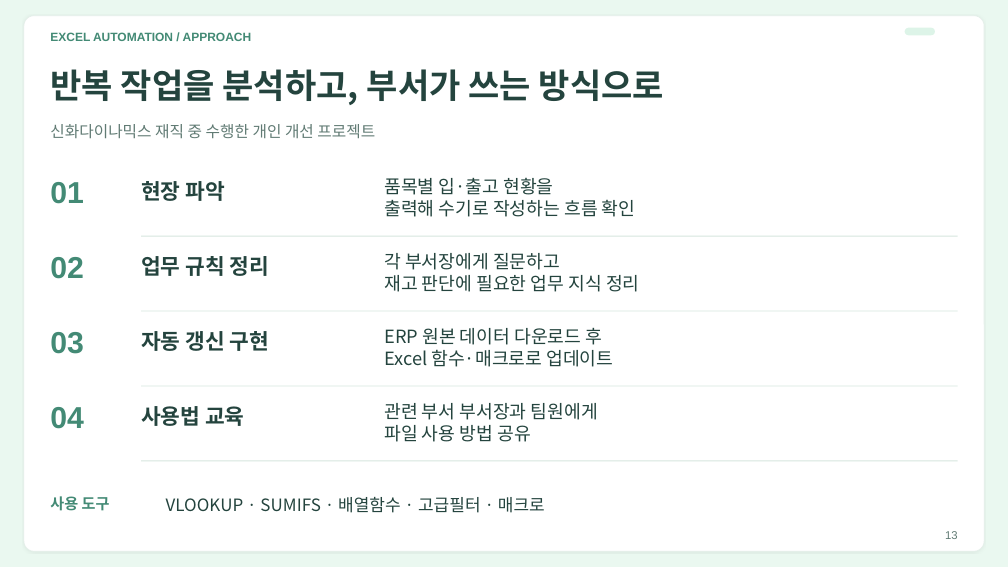
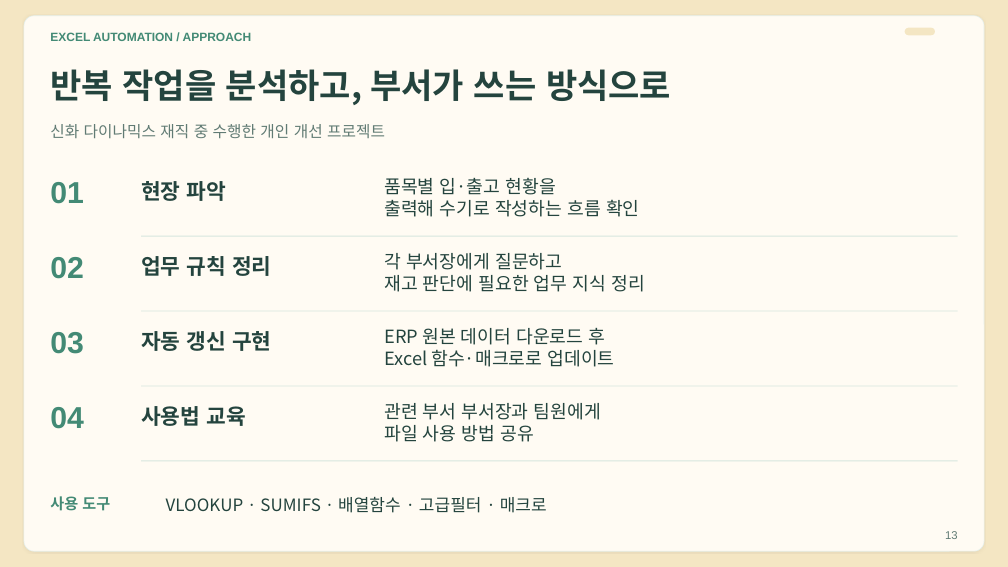
Before and after one commit to Jack-the-Ace/remind, a slide deck: slide 13 of 참고자료/취뽀/candidate_v4.pptx. Drawn at 1008x567 pixels with LibreOffice and Linux fonts; fonts in the diff are those of the drawing. Boxes give left, top, right and bottom in pixels: in the first picture for what was removed or moved away, otherwise in the second. Text is boxed around its words. In the diff, an @@ line names an element or a change of style, - is before the commit and + after.

```diff
--- a/참고자료/취뽀/candidate_v4.pptx
+++ b/참고자료/취뽀/candidate_v4.pptx
@@ background #EAF8F0 to #F4E6C3 @@
@@ rounded rectangle at (24, 16, 984, 551): fill #FFFFFF to #FFFBF3 @@
@@ rounded rectangle at (905, 28, 935, 35): fill #DDF4E8 to #F4E6C3 @@
@@ text at (50, 124, 385, 138): spaces changed @@
-신화다이나믹스 재직 중 수행한 개인 개선 프로젝트
+신화 다이나믹스 재직 중 수행한 개인 개선 프로젝트
```
Also in this commit, not shown: 15 other slides changed, 24 other files.
